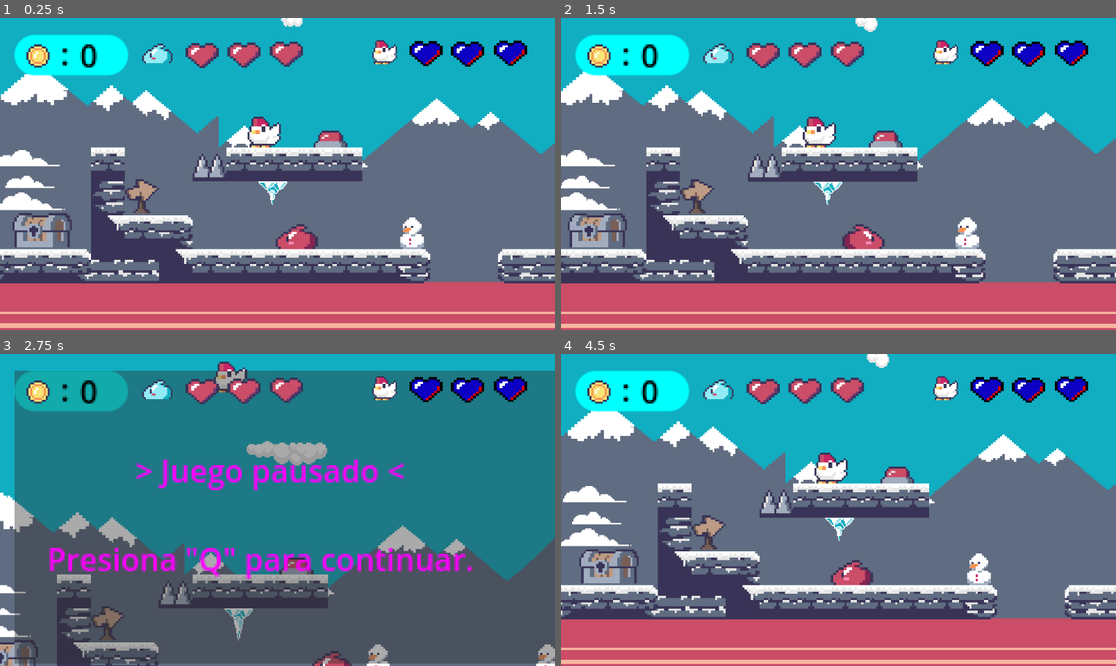
Above: before the commit, frames 1-4 (two rows, left to right).
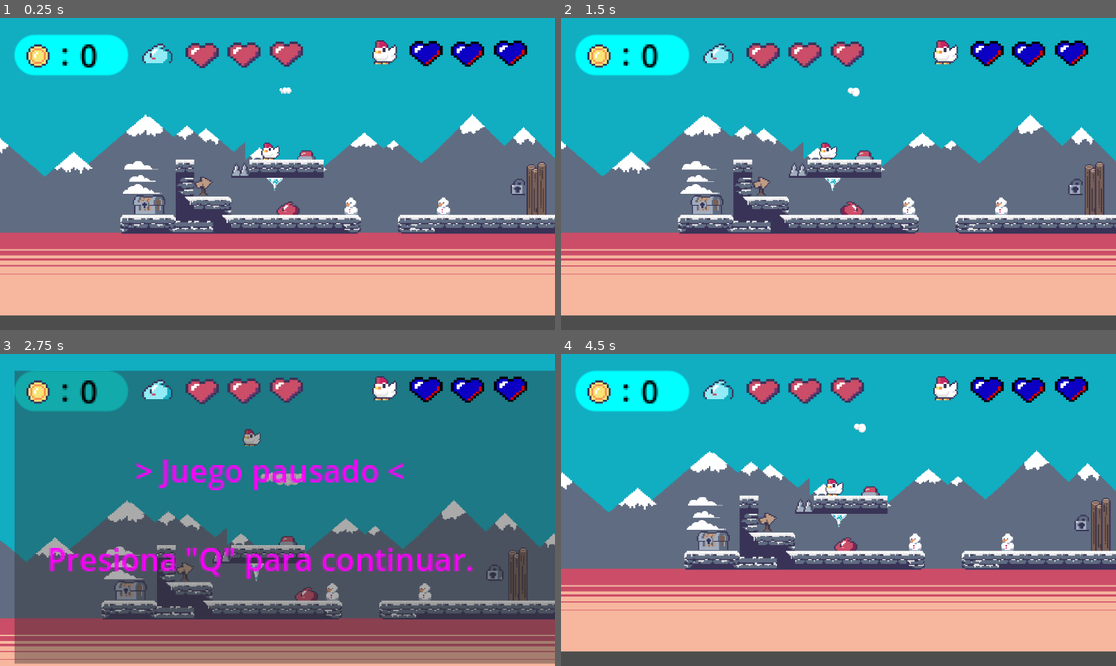
Above: after the commit, the same moments.

Repository: StrangerPlay17/Godot-Game-
Game: Godot game, scene res://game.tscn
Same seed, same stepped clock (60 frames per second), same inputs: the game is played once before the commit and once after it.
Inputs:
- Up to frame 1 (0.25 s): no input
- Up to frame 2 (1.5 s): tap Enter (ui_accept) at 0.5, 0.77 s; hold Right (ui_right) from 0.53 s (still down); tap Q at 0.6, 1.25 s; tap R at 1.35 s
- Up to frame 3 (2.75 s): tap Enter (ui_accept) at 1.52 s; release Right (ui_right) at 2.03 s; hold Left (ui_left) from 2.03 s (still down); tap Q at 2.1 s
- Up to frame 4 (4.5 s): tap Q at 2.75, 3.6, 4.25 s; release Left (ui_left) at 2.78 s; hold Right (ui_right) 2.78-4.28 s; tap R at 2.85, 4.35 s; tap Enter (ui_accept) at 3.02, 3.77 s; hold Left (ui_left) from 4.28 s (still down)

The runs differ from the first frame. In frame 1, 50% of the frame differs, in the area x 0-100%, y 0-100%; in frame 2, 50%; in frame 3, 33%; in frame 4, 50%.

Commit message:
Add files via upload

Diff:
--- a/scripts/SharedCamera.gd
+++ b/scripts/SharedCamera.gd
@@ -1,3 +1,5 @@
+#SharedCamera.gd
+
 extends Node2D
 
 @onready var player1 = $Player1
@@ -7,8 +9,8 @@
 var player_eliminado = false
 
 # Ajusta estos valores según lo necesario
-var min_zoom = Vector2(4.4, 4.4)  # Zoom mínimo para la cámara
-var max_zoom = Vector2(15, 15)  # Zoom máximo para la cámara
+var min_zoom = Vector2(2.4, 2.4)  # Zoom mínimo para la cámara
+var max_zoom = Vector2(10, 10)  # Zoom máximo para la cámara
 var max_distance = 600  # Máxima distancia entre los jugadores antes de ajustar el zoom
 
 func _ready():
@@ -34,14 +36,17 @@
 		restart_game()  # Reinicia el juego al morir el segundo jugador
 	else:
 		if player == player1:
-			opposing_player = player2
-		elif player == player2:
-			opposing_player = player1
+			opposing_player = player2 # Reaparece el segundo jugador
+		else:
+			opposing_player = player1  # Reaparece el primer jugador
 		# Activa la cámara del jugador contrario al morir el otro jugador
-		if opposing_player:
-			var player_camera = opposing_player.get_node("Camera2D")
-			if player_camera:
-				player_camera.make_current()  # Hace que esta cámara sea la activa
+
+		opposing_player.respawn_at_checkpoint()  # Reaparece el jugador opuesto
+
+		 # Activa la cámara del jugador contrario al morir el otro jugador
+		var player_camera = opposing_player.get_node("Camera2D")
+		if player_camera:
+			player_camera.make_current()  # Hace que esta cámara sea la activa
 
 		# Activa la band de que ya ha sido eliminado 1 jugador
 		player_eliminado = true
--- a/scripts/enemy.gd
+++ b/scripts/enemy.gd
@@ -1,7 +1,8 @@
+#Enemy
 extends CharacterBody2D
 
 var gravity = 10
-var speed = 25
+var speed = 10
 var moving_left = true
 var player_detected = false # Para indicar si se ha detectado al jugador
 var eliminated = false
--- a/scripts/flag.gd
+++ b/scripts/flag.gd
@@ -1,9 +1,11 @@
+#Bandera de Victoria
 extends Area2D
 
 func _on_body_entered(body: Node2D) -> void:  # Función al tocar la bandera
-	if body.get_name() == "Player1" or body.get_name() == "Player2": # Valida si la moneda fue tocada por el jugador 1 o 2
+	if body.get_name() == "Player1" or body.get_name() == "Player2" or body.get_name() == "Player1" and body.get_name() == "Player2": # Valida si la moneda fue tocada por el jugador 1 o 2
 		$AudioStreamPlayer.play()  # Llama al método play() para reproducir el audio
 		await get_tree().create_timer(1.3).timeout  # Tiempo de 0.1seg antes de destruir la moneda
 		queue_free()  # Elimina la moneda de la escena
+
 		#Muestra la escena de victoria
 		get_tree().change_scene_to_file("res://scenes/victory.tscn")
--- a/scripts/penguin.gd
+++ b/scripts/penguin.gd
@@ -1,3 +1,4 @@
+#Enemy
 extends CharacterBody2D
 
 var gravity = 10
--- a/scripts/player2_2d.gd
+++ b/scripts/player2_2d.gd
@@ -1,4 +1,5 @@
 #player2_2d.gd
+
 extends CharacterBody2D
 
 @warning_ignore("unused_signal")
@@ -107,7 +108,12 @@
 		#$CollisionShape2D.disabled = true
 		$CollisionShape2D.set_deferred("disabled", true)
 		await get_tree().create_timer(2.3).timeout
-		respawn_at_checkpoint()
+		if last_checkpoint_position:
+			# Si hay un checkpoint guardado, reaparecer en el checkpoint
+			respawn_at_checkpoint()
+		else:
+			# Si no hay checkpoint, emitir señal de sin vidas y cargar pantalla de Game Over
+			emit_signal("out_of_lives", self)
 
 #Funcion para guardar la posicion del ultimo checkpoint
 func update_checkpoint(new_position: Vector2) -> void:
@@ -120,16 +126,49 @@
 func respawn_at_checkpoint():
 	# Imprime la posición donde va a reaparecer
 	print("Reapareciendo en: ", last_checkpoint_position)
+
 	# Verifica si hay una posición de checkpoint guardada
-	if last_checkpoint_position != Vector2.ZERO:  # Solo respawnear si hay un checkpoint guardado
-		velocity = Vector2.ZERO
-		is_dead = false
-		# Reactiva la colisión del jugador
-		$CollisionShape2D.disabled = false
-		# Teletransporta al jugador al checkpoint
-		global_position = last_checkpoint_position
-		lifes = 3  # Restablece las vidas del jugador
-
+	if last_checkpoint_position != Vector2.ZERO:
+		# Busca los nodos de ambos jugadores
+		var player1 = get_node_or_null("/root/Game/Player1")
+		var player2 = get_node_or_null("/root/Game/Player2")
+
+		# Array para almacenar los jugadores
+		var players = []
+
+		# Agrega los jugadores al array si existen
+		if player1:
+			players.append(player1)
+		if player2:
+			players.append(player2)
+
+		# Itera sobre cada jugador para reaparecer
+		for player in players:
+
+			# Desactiva temporalmente la física
+			player.set_physics_process(false)
+
+			# Resetea propiedades del jugador
+			player.velocity = Vector2.ZERO
+			player.is_dead = false
+
+			# Reactiva la colisión del jugador
+			player.get_node("CollisionShape2D").disabled = false
+
+			# Teletransporta al jugador al checkpoint
+			player.global_position = last_checkpoint_position
+
+			# Restablece las vidas del jugador
+			player.lifes = 3
+
+			# Cambia a la animación de caminar al reaparecer
+			player.animationPlayer.play("Walk")
+
+			# Reactiva la física después de un breve momento
+			await get_tree().create_timer(0.1).timeout
+			player.set_physics_process(true)
+
+		# Busca el CanvasLayer
 		var canvas_layer = null
 		var possible_paths = [
 			"GameTutorial/CanvasLayer",
@@ -144,14 +183,34 @@
 				canvas_layer = get_node(path)
 				break
 
+		# Restaura los corazones de ambos jugadores
 		if canvas_layer:
-			if get_groups().has("player2"):
+			# Verifica si ambos jugadores están vivos (tienen vidas > 0)
+			var player1_alive = player1 and player1.lifes > 0
+			var player2_alive = player2 and player2.lifes > 0
+
+			# Si ambos jugadores están vivos
+			if player1_alive and player2_alive:
+				# Restaura los corazones y actualiza la interfaz de ambos jugadores
+				canvas_layer.restoreHearts("player1")
+				canvas_layer.handleHeartsPlayer1(player1.lifes)
+
 				canvas_layer.restoreHearts("player2")
-				canvas_layer.handleHeartsPlayer2(lifes)
-				print("Jugador reapareció en el checkpoint: ", last_checkpoint_position)
+				canvas_layer.handleHeartsPlayer2(player2.lifes)
+
+				print("Jugadores reaparecieron en el checkpoint: ", last_checkpoint_position)
 			else:
-				canvas_layer.restoreHearts("player1")
-				canvas_layer.handleHeartsPlayer1(lifes)
+				 # Si alguno de los jugadores no está vivo
+				if player1_alive:
+					canvas_layer.restoreHearts("player1")
+					canvas_layer.handleHeartsPlayer1(player1.lifes)
+					print("Solo Player 1 restaurado en el checkpoint")
+
+				if player2_alive:
+					canvas_layer.restoreHearts("player2")
+					canvas_layer.handleHeartsPlayer2(player2.lifes)
+					print("Solo Player 2 restaurado en el checkpoint")
+
 		else:
 			print("ERROR: No se pudo encontrar el CanvasLayer")
 	else:
--- a/scripts/player_2d.gd
+++ b/scripts/player_2d.gd
@@ -1,4 +1,5 @@
 #player_2d.gd
+
 extends CharacterBody2D
 
 @warning_ignore("unused_signal")
@@ -106,7 +107,14 @@
 		#$CollisionShape2D.disabled = true
 		$CollisionShape2D.set_deferred("disabled", true)
 		await get_tree().create_timer(2.3).timeout
-		respawn_at_checkpoint()
+
+		if last_checkpoint_position:
+			# Si hay un checkpoint guardado, reaparecer en el checkpoint
+			respawn_at_checkpoint()
+		else:
+			# Si no hay checkpoint, emitir señal de sin vidas y cargar pantalla de Game Over
+			emit_signal("out_of_lives", self)
+
 
 # Función para recargar la escena
 func reload_scene() -> void: # Carga una nueva escena
@@ -124,16 +132,48 @@
 func respawn_at_checkpoint():
 	# Imprime la posición donde va a reaparecer
 	print("Reapareciendo en: ", last_checkpoint_position)
+
 	# Verifica si hay una posición de checkpoint guardada
-	if last_checkpoint_position != Vector2.ZERO:  # Solo respawnear si hay un checkpoint guardado
-		velocity = Vector2.ZERO
-		is_dead = false
-		# Reactiva la colisión del jugador
-		$CollisionShape2D.disabled = false
-		# Teletransporta al jugador al checkpoint
-		global_position = last_checkpoint_position
-		lifes = 3  # Restablece las vidas del jugador
-
+	if last_checkpoint_position != Vector2.ZERO:
+		# Busca los nodos de ambos jugadores
+		var player1 = get_node_or_null("/root/Game/Player1")
+		var player2 = get_node_or_null("/root/Game/Player2")
+
+		# Array para almacenar los jugadores
+		var players = []
+
+		# Agrega los jugadores al array si existen
+		if player1:
+			players.append(player1)
+		if player2:
+			players.append(player2)
+
+		# Itera sobre cada jugador para reaparecer
+		for player in players:
+			# Desactiva temporalmente la física
+			player.set_physics_process(false)
+
+			# Resetea propiedades del jugador
+			player.velocity = Vector2.ZERO
+			player.is_dead = false
+
+			# Reactiva la colisión del jugador
+			player.get_node("CollisionShape2D").disabled = false
+
+			# Teletransporta al jugador al checkpoint
+			player.global_position = last_checkpoint_position
+
+			# Restablece las vidas del jugador
+			player.lifes = 3
+
+			# Cambia a la animación de caminar al reaparecer
+			player.animationPlayer.play("Walk")
+
+			# Reactiva la física después de un breve momento
+			await get_tree().create_timer(0.1).timeout
+			player.set_physics_process(true)
+
+		# Busca el CanvasLayer
 		var canvas_layer = null
 		var possible_paths = [
 			"GameTutorial/CanvasLayer",
@@ -148,18 +188,39 @@
 				canvas_layer = get_node(path)
 				break
 
+		# Restaura los corazones de ambos jugadores
 		if canvas_layer:
-			if get_groups().has("player1"):
+			# Verifica si ambos jugadores están vivos (tienen vidas > 0)
+			var player1_alive = player1 and player1.lifes > 0
+			var player2_alive = player2 and player2.lifes > 0
+
+			# Si ambos jugadores están vivos
+			if player1_alive and player2_alive:
+				# Restaura los corazones y actualiza la interfaz de ambos jugadores
 				canvas_layer.restoreHearts("player1")
-				canvas_layer.handleHeartsPlayer1(lifes)
-				print("Jugador reapareció en el checkpoint: ", last_checkpoint_position)
+				canvas_layer.handleHeartsPlayer1(player1.lifes)
+
+				canvas_layer.restoreHearts("player2")
+				canvas_layer.handleHeartsPlayer2(player2.lifes)
+
+				print("Jugadores reaparecieron en el checkpoint: ", last_checkpoint_position)
 			else:
-				canvas_layer.restoreHearts("player2")
-				canvas_layer.handleHeartsPlayer2(lifes)
+				 # Si alguno de los jugadores no está vivo
+				if player1_alive:
+					canvas_layer.restoreHearts("player1")
+					canvas_layer.handleHeartsPlayer1(player1.lifes)
+					print("Solo Player 1 restaurado en el checkpoint")
+
+				if player2_alive:
+					canvas_layer.restoreHearts("player2")
+					canvas_layer.handleHeartsPlayer2(player2.lifes)
+					print("Solo Player 2 restaurado en el checkpoint")
+
 		else:
 			print("ERROR: No se pudo encontrar el CanvasLayer")
 	else:
 		print("Error: No hay posición de checkpoint guardada")
+
 
 func _on_spikes_body_entered(body: Node2D) -> void:
 	if body.get_name() == "Player1": # Valida si fue el player el que se cayo del mapa <-
